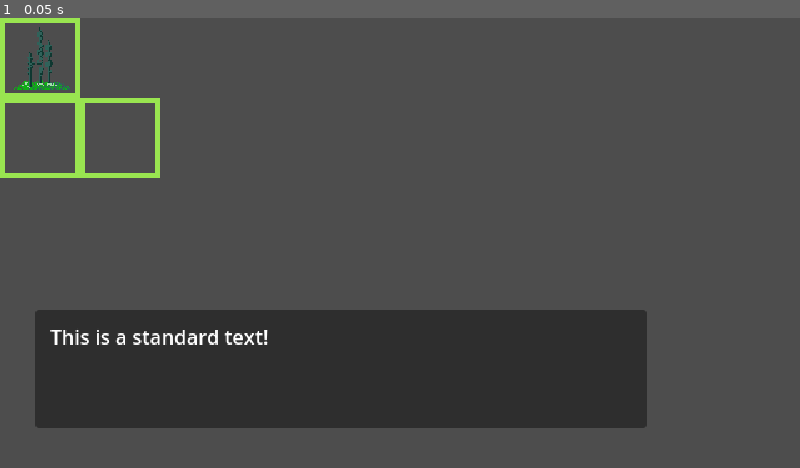
Above: before the commit, frame 1.
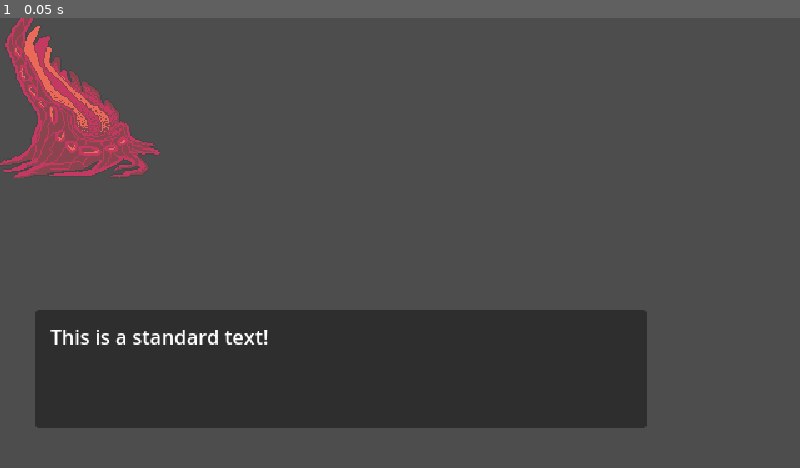
Above: after the commit, the same moment.

Repository: schnuet/ld-54-space-garden
Game: Godot game, scene res://scenes/Plant/2 - Stan/PlantStan.tscn
The game is run twice, just before and just after one commit, with the same random seed, the same clock (stepped at 60 frames per second) and the same inputs. This scene is started directly instead of the project's main scene.
Inputs:
- Up to frame 1 (0.05 s): no input

The runs differ from the first frame. In frame 1, 3.9% of the frame differs, in the area x 0-20%, y 0-36%.

Commit message:
update

Diff:
--- a/autoload/DialogOverlay/DialogOverlay.tscn
+++ b/autoload/DialogOverlay/DialogOverlay.tscn
@@ -37,6 +37,7 @@
 animation = &"normal"
 
 [node name="Panel" type="Panel" parent="."]
+layout_mode = 0
 offset_left = 28.0
 offset_top = 233.0
 offset_right = 517.0
--- a/scenes/Plant/2 - Stan/PlantStan.tscn
+++ b/scenes/Plant/2 - Stan/PlantStan.tscn
@@ -47,11 +47,12 @@
 script = ExtResource("1_b0cf3")
 
 [node name="AnimatedSprite2D" type="AnimatedSprite2D" parent="."]
-position = Vector2(32, 16)
+position = Vector2(64, 48)
 sprite_frames = SubResource("SpriteFrames_nb7nw")
 animation = &"sapling"
 
 [node name="CollisionPolygon2D" type="CollisionPolygon2D" parent="."]
+visible = false
 polygon = PackedVector2Array(56, 8, 56, 72, 120, 72, 120, 120, 8, 120, 8, 8)
 
 [node name="BuildCollisionArea" type="Area2D" parent="."]
@@ -64,6 +65,7 @@
 polygon = PackedVector2Array(-48, -48, 112, -48, 112, 16, 176, 16, 176, 184, -48, 184)
 
 [node name="Place" type="Sprite2D" parent="."]
+visible = false
 position = Vector2(64, 64)
 scale = Vector2(4, 4)
 texture = ExtResource("6_3102t")
--- a/scenes/Plant/3 - Jeff/PlantJeff.tscn
+++ b/scenes/Plant/3 - Jeff/PlantJeff.tscn
@@ -54,11 +54,12 @@
 script = ExtResource("1_j8ag1")
 
 [node name="AnimatedSprite2D" type="AnimatedSprite2D" parent="."]
-position = Vector2(96, 8)
+position = Vector2(96, 18)
 sprite_frames = SubResource("SpriteFrames_1bk3j")
-animation = &"sapling"
+animation = &"final"
 
 [node name="CollisionShape2D" type="CollisionShape2D" parent="."]
+visible = false
 position = Vector2(96, 32)
 shape = SubResource("RectangleShape2D_lk6p2")
 
@@ -73,6 +74,7 @@
 shape = SubResource("RectangleShape2D_rskwj")
 
 [node name="Place" type="Sprite2D" parent="."]
+visible = false
 position = Vector2(96, 32)
 scale = Vector2(4, 4)
 texture = ExtResource("6_7vh0g")
--- a/scenes/Plant/4 - Assi/PlantAssi.tscn
+++ b/scenes/Plant/4 - Assi/PlantAssi.tscn
@@ -43,10 +43,10 @@
 }]
 
 [sub_resource type="RectangleShape2D" id="RectangleShape2D_ci3ga"]
-size = Vector2(112, 112)
+size = Vector2(112, 48)
 
 [sub_resource type="RectangleShape2D" id="RectangleShape2D_v1lec"]
-size = Vector2(224, 224)
+size = Vector2(224, 160)
 
 [node name="PlantAssi" type="Area2D"]
 collision_layer = 5
@@ -54,12 +54,13 @@
 script = ExtResource("1_ei08w")
 
 [node name="AnimatedSprite2D" type="AnimatedSprite2D" parent="."]
-position = Vector2(64, 56)
+position = Vector2(64, 16)
 sprite_frames = SubResource("SpriteFrames_qwwtj")
 animation = &"sapling"
 
 [node name="CollisionShape2D" type="CollisionShape2D" parent="."]
-position = Vector2(64, 64)
+visible = false
+position = Vector2(64, 32)
 shape = SubResource("RectangleShape2D_ci3ga")
 
 [node name="BuildCollisionArea" type="Area2D" parent="."]
@@ -70,11 +71,12 @@
 
 [node name="CollisionShape2D" type="CollisionShape2D" parent="BuildCollisionArea"]
 visible = false
-position = Vector2(64, 64)
+position = Vector2(64, 32)
 shape = SubResource("RectangleShape2D_v1lec")
 debug_color = Color(0.74902, 0.0823529, 0.282353, 0.419608)
 
 [node name="Place" type="Sprite2D" parent="."]
-position = Vector2(64, 64)
-scale = Vector2(4, 4)
+visible = false
+position = Vector2(64, 32)
+scale = Vector2(4, 2)
 texture = ExtResource("6_x0gxq")
--- a/scenes/Plant/5 - Frank/PlantFrank.tscn
+++ b/scenes/Plant/5 - Frank/PlantFrank.tscn
@@ -53,6 +53,7 @@
 animation = &"sapling"
 
 [node name="CollisionPolygon2D" type="CollisionPolygon2D" parent="."]
+visible = false
 polygon = PackedVector2Array(8, 8, 72, 8, 72, -56, 120, -56, 120, 8, 184, 8, 184, 56, 120, 56, 120, 120, 72, 120, 72, 56, 8, 56)
 
 [node name="BuildCollisionArea" type="Area2D" parent="."]
@@ -66,6 +67,7 @@
 polygon = PackedVector2Array(-48, -48, 16, -48, 16, -112, 176, -112, 176, -48, 240, -48, 240, 112, 176, 112, 176, 176, 16, 176, 16, 112, -48, 112)
 
 [node name="Place" type="Sprite2D" parent="."]
+visible = false
 position = Vector2(96, 32)
 scale = Vector2(4, 4)
 texture = ExtResource("6_gpnex")
--- a/scenes/Plant/6 - Toni/PlantToni.tscn
+++ b/scenes/Plant/6 - Toni/PlantToni.tscn
@@ -31,6 +31,7 @@
 animation = &"mid"
 
 [node name="CollisionPolygon2D" type="CollisionPolygon2D" parent="."]
+visible = false
 polygon = PackedVector2Array(8, 8, 72, 8, 72, -56, 184, -56, 184, -8, 120, -8, 120, 56, 8, 56)
 
 [node name="BuildCollisionArea" type="Area2D" parent="."]
@@ -44,6 +45,7 @@
 polygon = PackedVector2Array(-48, 112, 176, 112, 176, 48, 240, 48, 240, -112, 16, -112, 16, -48, -48, -48)
 
 [node name="Place" type="Sprite2D" parent="."]
+visible = false
 position = Vector2(96, 0)
 scale = Vector2(4, 4)
 texture = ExtResource("2_brdeo")
Binary file changed: scenes/Plant/1 - BHi/space_garden_infected_plant_1.png
Binary file changed: scenes/Plant/2 - Stan/space_garden_final_plant_2.png
Binary file changed: scenes/Plant/2 - Stan/space_garden_mid_plant_2.png
Binary file changed: scenes/Plant/2 - Stan/space_garden_sapling_plant_2.png
Binary file changed: scenes/Plant/3 - Jeff/space_garden_final_plant_3.png
Binary file changed: scenes/Plant/3 - Jeff/space_garden_mid_plant_3.png
Binary file changed: scenes/Plant/3 - Jeff/space_garden_sapling_plant_3.png
